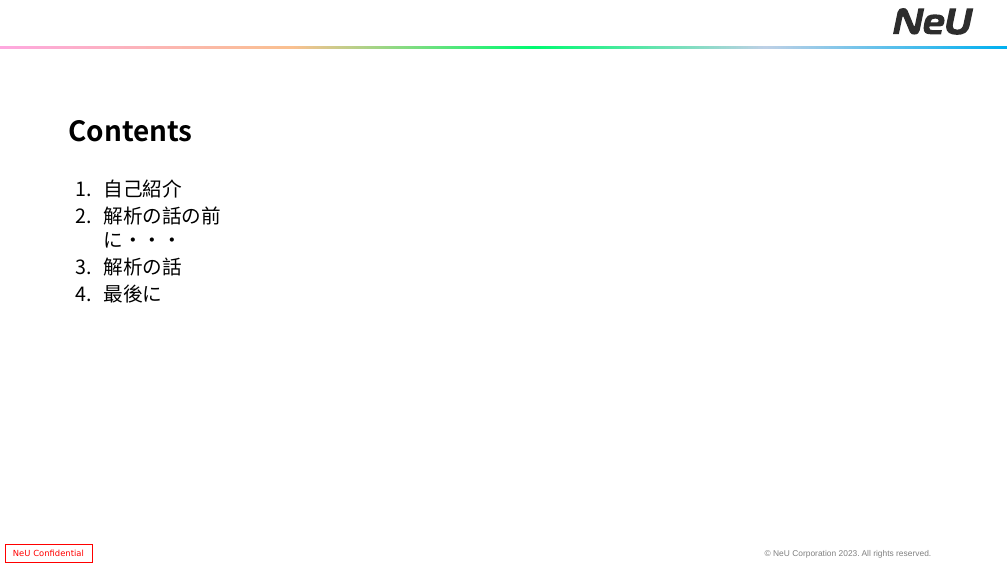
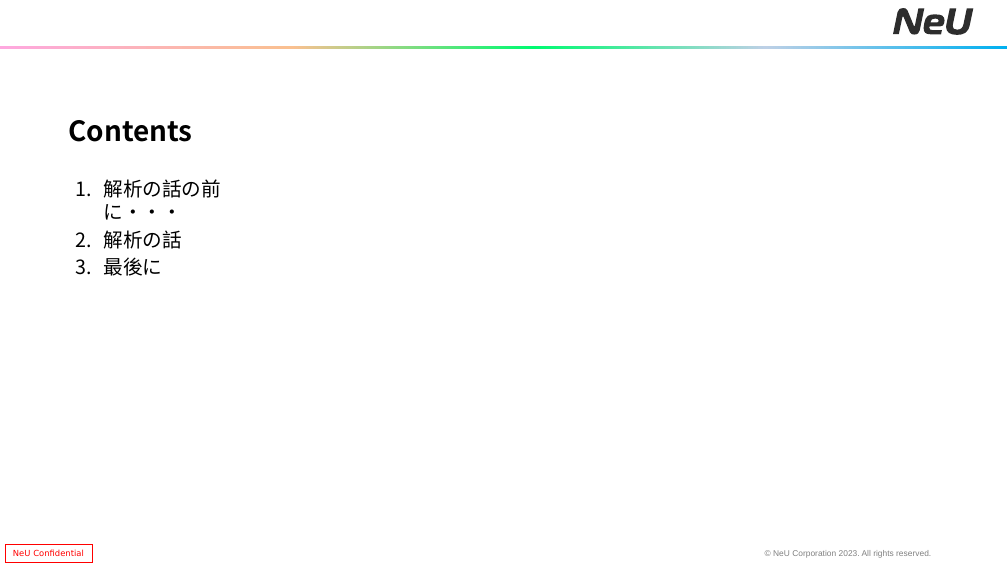
Before and after one commit to toruhitomi/Business_data_science_with_R, a slide deck: slide 3 of 20230113_都市大講義資料_v1.pptx (slide 2 before the commit). Drawn at 1008x567 pixels with LibreOffice and Linux fonts; fonts in the diff are those of the drawing. Boxes give left, top, right and bottom in pixels: in the first picture for what was removed or moved away, otherwise in the second. Text is boxed around its words. In the diff, an @@ line names an element or a change of style, - is before the commit and + after.

```diff
--- a/20230113_都市大講義資料_v1.pptx
+++ b/20230113_都市大講義資料_v1.pptx
@@ text at [104,179,182,198]: paragraph removed @@
-1. 自己紹介
```
Also in this commit, not shown: 2 other slides changed, 1 slide added, 2 other files.
